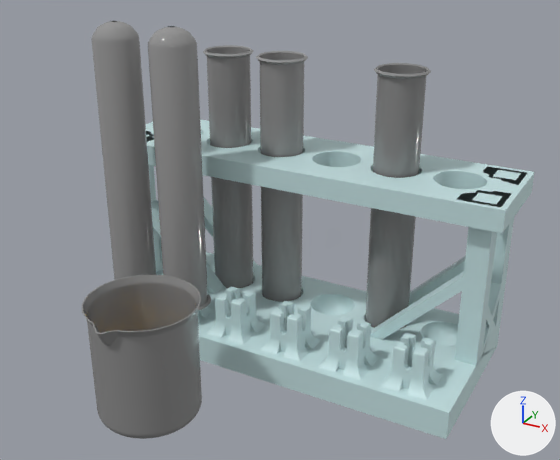
Two versions of the OBJ model assets/models/Toxicology/Toxicology.obj, one commit apart.
Camera for both pictures: a 50 mm lens placed at (4.88, -10.32, 6.32), pointed at (0.33, -2.06, 2.19). Arrows for +X, +Y and +Z are at lower right; the lights stay in place. Where no turn or scale is listed for an object, it has been applied to the vertices. Vertices at the same position are counted once.

The first picture shows 'Cylinder.001_Cylinder.006', 'Cylinder.002_Cylinder.007', 'Cylinder.003_Cylinder.008', 'Cylinder.004_Cylinder.009', 'Cylinder_Cylinder.004', 'Original', 'Test_Tube_Rack_Base_Test_Tube_Rack_Base.001', 'Test_Tube_Rack_Top'.
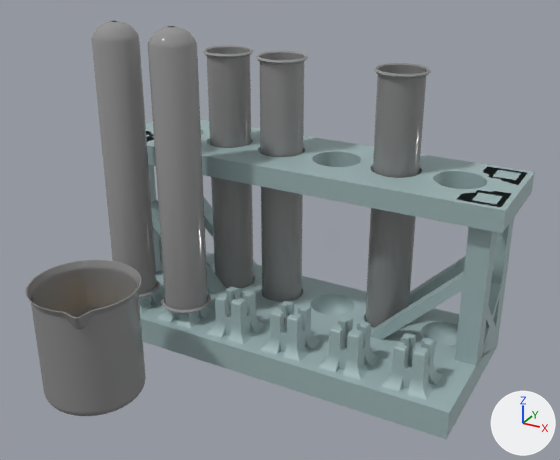
Where the change shows, as pixel boxes [x1, y1, x2, y2] in the pictures (560 x 460 px):
'Test_Tube_Rack_Base_Test_Tube_Rack_Base.001', recoloured
    both: [139, 165, 514, 439]
'Original', mesh turned
    before: [82, 275, 202, 439]
    after: [25, 260, 146, 416]
'Test_Tube_Rack_Top', recoloured
    both: [146, 119, 534, 234]

The edits, one by one:
Material 'Material.009' (mat_material_009) changes colour from light grey #c4e0e2 to grey #9cb2b3; in linear values from (0.555, 0.747, 0.759) to (0.332, 0.444, 0.451).
me_original has 6038 vertices, 12072 faces and spans x -1.38..0.06, y -4.59..-3.05, z 0.05..1.68.
me_original is used by ob_original; location (0.0, 0.0, 0.0).
me_original part 1: the whole mesh is turned 35.4 degrees about the z axis through its middle, then moved by (-0.9, 0.01, 0.0).
